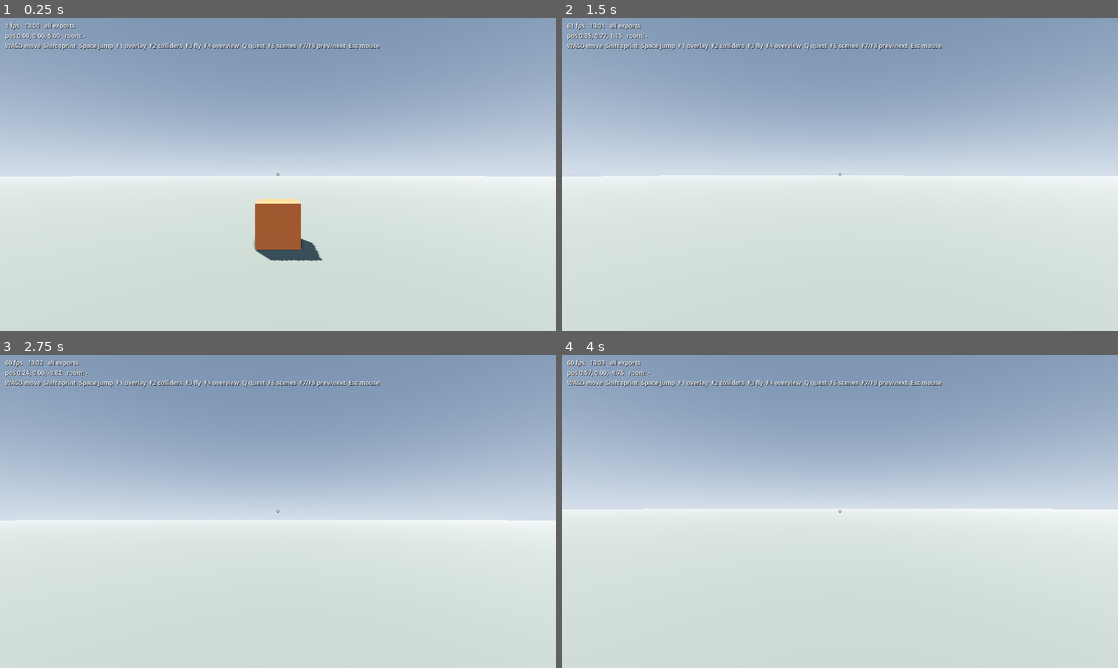
Above: before the commit, frames 1-4 (two rows, left to right).
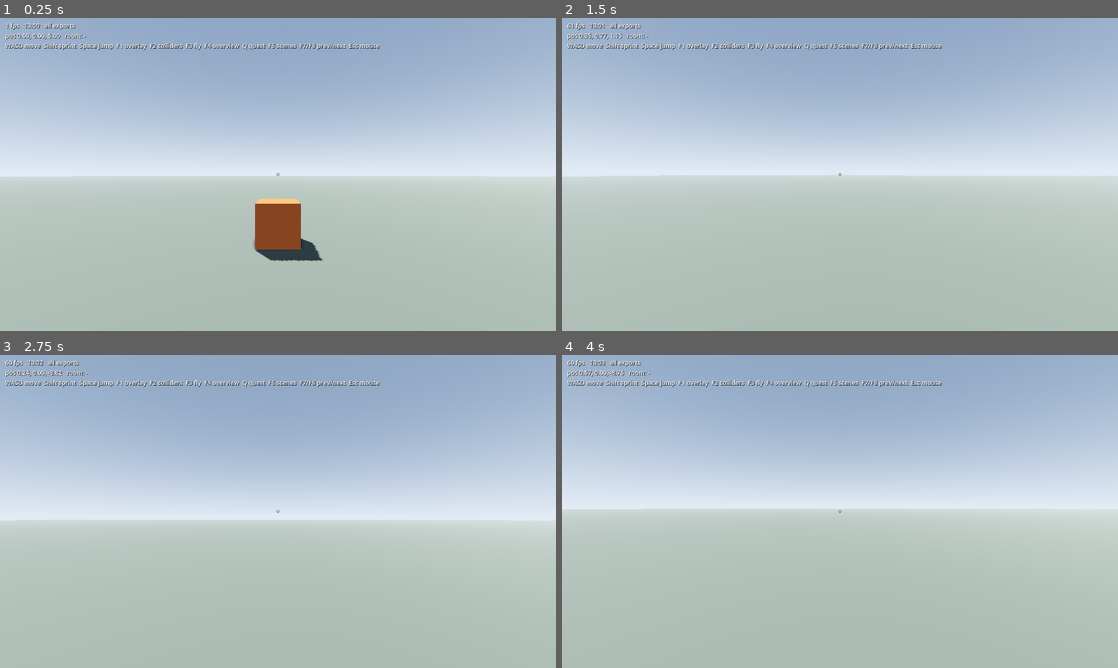
Above: after the commit, the same moments.

Repository: falldaysoft/geogen
Game: Godot game, scene res://scenes/main.tscn
Two runs of this game, one before a commit and one after it. Both use one fixed random seed, a clock stepped at 60 frames per second and the inputs below.
Inputs (mouse positions are in pixels of both pictures, inside the frame that each line leads up to):
- Up to frame 1 (0.25 s): no input
- Up to frame 2 (1.5 s): tap Enter at 0.5 s; move the mouse to (867, 174) at 0.52 s; hold Ctrl (geogen_crouch) 0.53-1.28 s; hold W (geogen_forward) from 0.53 s (still down); click (867, 174) at 0.67 s; tap Space (geogen_jump) at 0.77 s; move the mouse to (812, 174) at 1.27 s; tap Shift (geogen_sprint) at 1.35 s
- Up to frame 3 (2.75 s): keep holding W (geogen_forward); tap Space (geogen_jump) at 1.52 s; move the mouse to (289, 505) at 2.02 s; tap 1 at 2.1 s
- Up to frame 4 (4 s): keep holding W (geogen_forward); move the mouse to (834, 517) at 2.77 s; tap 9 at 2.85 s; click (834, 517) at 2.92 s; tap Space (geogen_jump) at 3.02, 3.77 s; move the mouse to (878, 514) at 3.52 s; tap Enter at 3.6 s

The runs differ from the first frame. In frame 1, 49% of the frame differs, in the area x 0-100%, y 50-100%; in frame 2, 50%; in frame 3, 47%; in frame 4, 51%, in the area x 0-100%, y 49-100%.

Commit message:
Web build of the Godot runtime, published at play/ on the Pages site (geogen.72)
runtime/godot/tools/export_web.py stages the runtime with a set of catalogue scenes,
bakes their navmeshes and exports the no-threads web preset (export_presets.cfg).
pages.yml builds it (cached on src/assets/runtime) into the site's play/, and the
README links to it. The Compatibility renderer gets a lower exposure and no
shadowed fixture lights; the navmesh cache folder is navcache/ (packable) and
res:// exports are keyed by their res:// path; a portal to a scene a build
leaves out says so.

Co-Authored-By: Claude Opus 5.5 <noreply@anthropic.com>

Diff:
--- a/runtime/godot/scripts/hud_notifications.gd
+++ b/runtime/godot/scripts/hud_notifications.gd
@@ -130,6 +130,14 @@
     set_process(true)
 
 
+## A `notice` toast of ``text`` from the runtime itself (a portal to a scene that isn't exported).
+func notice(text: String) -> void:
+    _raised += 1
+    _queue.append({"seq": _raised, "kind": "notice", "package": _hud.world.rules.package, "quest": "",
+        "heading": "", "text": text})
+    set_process(true)
+
+
 ## Drop every toast, shown or waiting.
 func clear() -> void:
     _queue.clear()
--- a/runtime/godot/scripts/main.gd
+++ b/runtime/godot/scripts/main.gd
@@ -71,7 +71,7 @@
 ##   --manifest=PATH               print the player spec read from PATH
 ##   --menu                        open the scene list at start (screenshots)
 ##   --timings                     print each load's phases ("load timings: {...}", ms) and whether
-##                                 the navmesh came from <generated>/.navcache
+##                                 the navmesh came from <generated>/navcache
 ##   --list-scenes                 print the scene catalogue (name, group, exported, description), quit
 ##   --trace=FILE                  replay a rules conformance trace (docs/rules.md) without loading a
 ##                                 world; prints "trace: {name, problems}", exits 1 on problems (repeatable)
@@ -118,6 +118,10 @@
 var _open_menu_at_start := false
 var _fade: ColorRect
 const FADE_SECONDS := 0.25
+## The Compatibility renderer (the web build's) lights the same scene about twice as bright as
+## Forward+: it runs at this exposure, with the sky's energy raised to match.
+const COMPATIBILITY_EXPOSURE := 0.6
+const COMPATIBILITY_SKY := 1.4
 
 const SETTINGS_PATH := "user://settings.cfg"
 var _day_length := 1440.0
@@ -315,6 +319,9 @@
     clock.day_length = _day_length
     clock.sun = $Sun
     clock.environment = ($WorldEnvironment as WorldEnvironment).environment
+    if RenderingServer.get_current_rendering_method() == "gl_compatibility":
+        clock.environment.tonemap_exposure = COMPATIBILITY_EXPOSURE
+        clock.environment.sky.sky_material.energy_multiplier = COMPATIBILITY_SKY
     clock.world = world
     world.clock = clock
     if world.scene_name == "all":
@@ -566,6 +573,13 @@
     _travelling = true
     var scene := str(travel.get("scene", ""))
     var spawn_name := str(travel.get("spawn", ""))
+    if scene != "" and scene != world.scene_name and not world.is_exported(scene):
+        # A portal to a scene this build leaves out (the web build ships a few): say so, stay.
+        (hud.panel("notifications") as GeogenHudNotifications).notice("%s isn't in this build" % scene.capitalize())
+        print("travelled: %s" % JSON.stringify({"scene": world.scene_name, "spawn": spawn_name, "ok": false,
+            "via": travel.get("on", "use"), "missing": scene}))
+        _travelling = false
+        return
     player.scripted_move = null
     player.process_mode = Node.PROCESS_MODE_DISABLED
     await _fade_to(1.0)
--- a/runtime/godot/scripts/world_lights.gd
+++ b/runtime/godot/scripts/world_lights.gd
@@ -65,7 +65,8 @@
         light.light_energy = float(spec.get("energy", 1.0))
         light.omni_range = float(spec.get("range", 5.0))
         light.omni_attenuation = 1.0
-        light.shadow_enabled = true
+        # Not with the Compatibility renderer (the web build), where shadowed omni lights wash out.
+        light.shadow_enabled = RenderingServer.get_current_rendering_method() != "gl_compatibility"
         light.add_to_group("geogen_light")
         if spec.get("auto") == "night":
             # Street lamps: many of them, so no shadows; on when the clock says it's dark.
--- a/runtime/godot/scripts/world_loader.gd
+++ b/runtime/godot/scripts/world_loader.gd
@@ -124,7 +124,7 @@
 var prime_spawn := ""
 ## Optional [full, lod, interior] radii for the streamer (metres).
 var stream_radii := PackedFloat64Array()
-## Reuse baked navmeshes from <generated>/.navcache when the export hasn't changed.
+## Reuse baked navmeshes from <generated>/navcache when the export hasn't changed.
 var nav_cache := true
 const NAV_CACHE_VERSION := 1
 ## Load phases of the last load_all (ms; streamed chunks' setup adds up too), and whether to
--- a/runtime/godot/scripts/world_navigation.gd
+++ b/runtime/godot/scripts/world_navigation.gd
@@ -1,7 +1,7 @@
 class_name GeogenWorldNavigation
 extends RefCounted
 ## A loaded export's navmesh (WorldLoader.navigation): baked by the scene builder, or the one baked
-## last time the same export loaded with the same settings (<generated>/.navcache), synced in step
+## last time the same export loaded with the same settings (<generated>/navcache), synced in step
 ## with physics frames. Streamed exports bake per tile instead (chunk_streamer.gd).
 
 var world: WorldLoader
@@ -19,7 +19,7 @@
 
 
 ## Bake the model's navmesh, or reuse the one baked last time the same export loaded with the
-## same settings (<generated>/.navcache/<name>-<key>.scn, keyed by the export's files, the
+## same settings (<generated>/navcache/<name>-<key>.scn, keyed by the export's files, the
 ## player spec, the bake options and the baking scripts' source).
 func build(root: Node3D, manifest_path: String, model_path: String) -> void:
     var spec := PlayerSpec.from_manifest(manifest_path)
@@ -74,10 +74,13 @@
     var model_md5 := FileAccess.get_md5(model_path)
     if model_md5 == "":
         return ""
-    var key := JSON.stringify([WorldLoader.NAV_CACHE_VERSION, ProjectSettings.globalize_path(model_path),
+    # A res:// export by its res:// path, so a bake made before exporting the project (the web
+    # build's, tools/export_web.py) matches the exported project's.
+    var where := model_path if model_path.begins_with("res://") else ProjectSettings.globalize_path(model_path)
+    var key := JSON.stringify([WorldLoader.NAV_CACHE_VERSION, where,
         model_md5, FileAccess.get_md5(manifest_path),
         spec.to_dict() if spec else {}, world.open_before_bake, world.open_only, world.ground_margin, var_to_str(root.global_transform),
         FileAccess.get_md5("res://addons/geogen/scene_builder.gd"), FileAccess.get_md5("res://scripts/world_loader.gd"),
         FileAccess.get_md5("res://scripts/world_navigation.gd")])
-    return world.generated_dir.path_join(".navcache").path_join("%s-%s.scn" % [String(root.name).replace("-", "_"),
+    return world.generated_dir.path_join("navcache").path_join("%s-%s.scn" % [String(root.name).replace("-", "_"),
         key.md5_text()])
Not shown, added: runtime/godot/export_presets.cfg
Not shown, changed: .github/workflows/pages.yml
Not shown, changed: README.md
Not shown, changed: docs/dev/runtime.md
Not shown, changed: docs/make_site.py
Not shown, changed: runtime/godot/README.md
Not shown, added: runtime/godot/tools/export_web.py
Not shown, changed: tests/test_catalogue.py
Not shown, changed: tests/test_site.py
